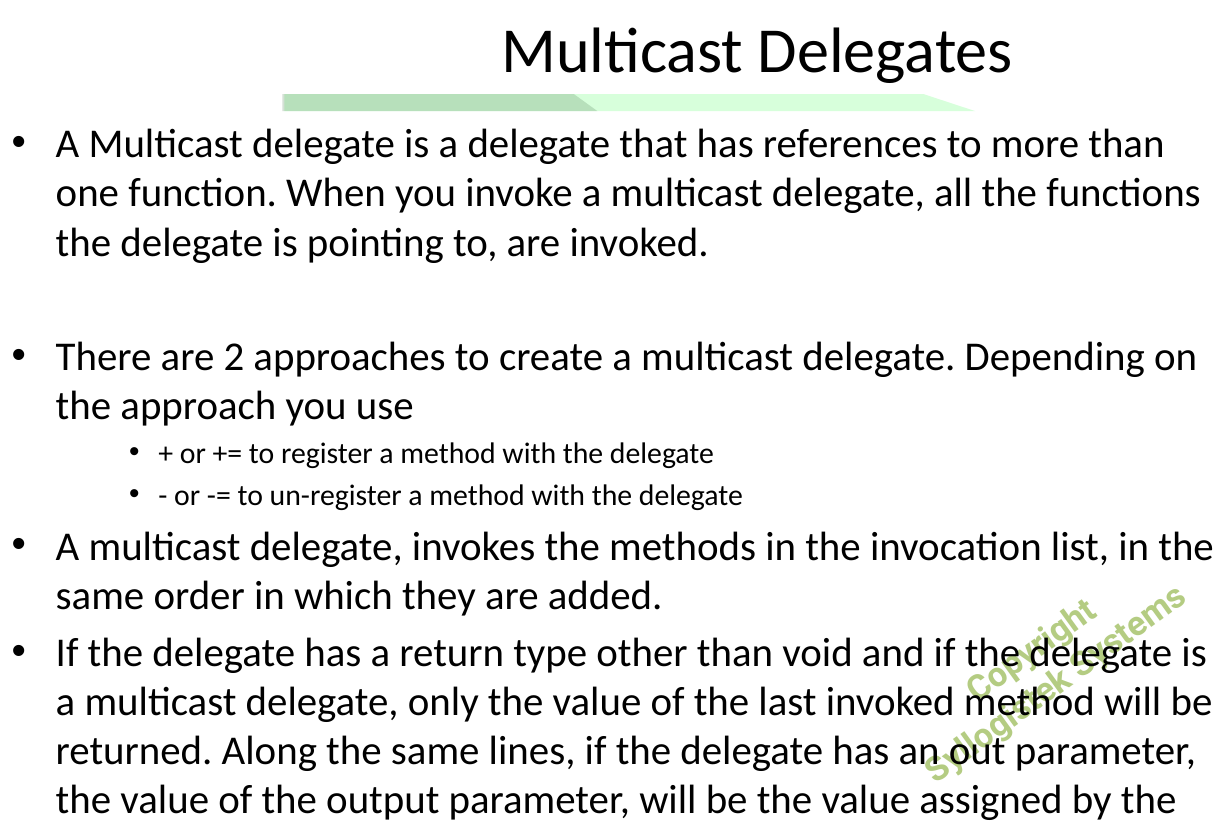
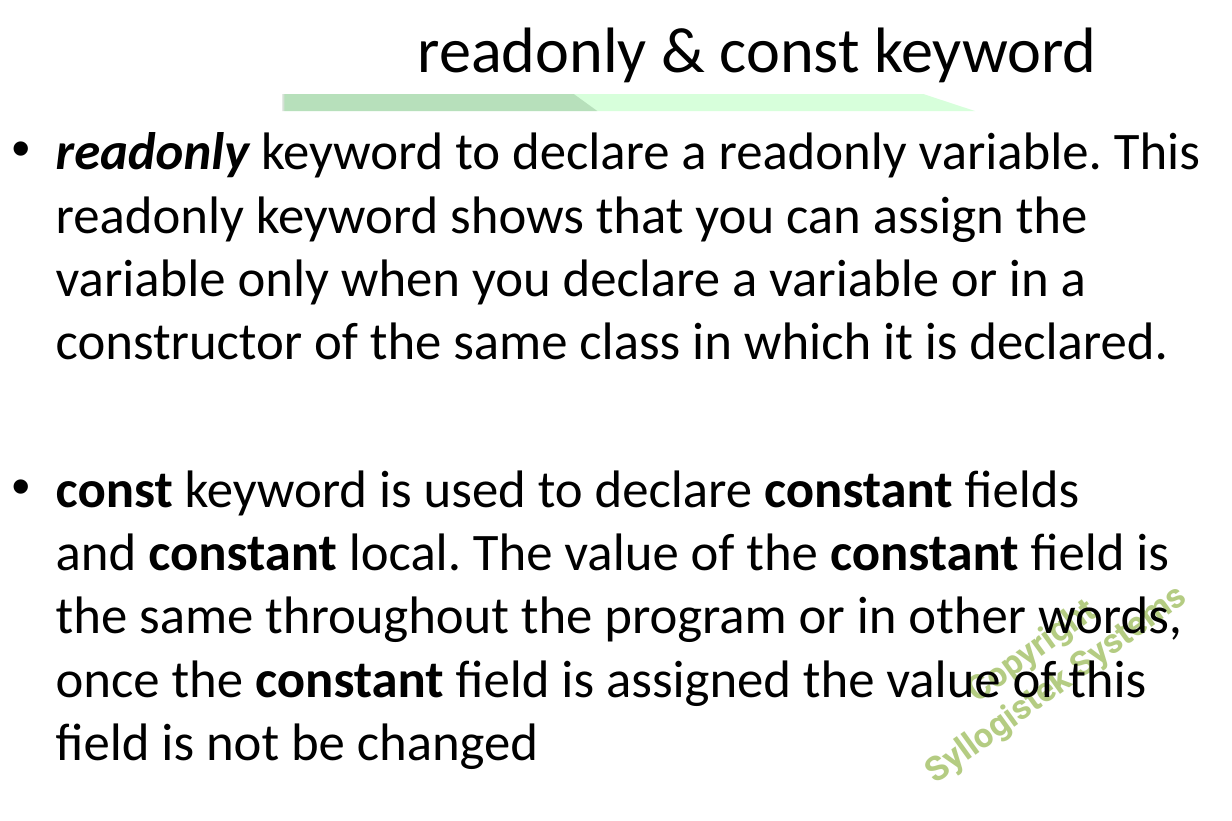
Before and after one commit to arghyabiswas/tutorials, a slide deck: slide 8 of Documents/Presentation-Day5.pptx (slide 10 before the commit). Drawn at 1232x821 pixels with LibreOffice and Linux fonts; fonts in the diff are those of the drawing; background and template pictures are left out. Boxes give left, top, right and bottom in pixels: in the first picture for what was removed or moved away, otherwise in the second. Text is boxed around its words. In the diff, an @@ line names an element or a change of style, - is before the commit and + after.

```diff
--- a/Documents/Presentation-Day5.pptx
+++ b/Documents/Presentation-Day5.pptx
@@ title at (418, 27, 1096, 83): text changed @@
-Multicast Delegates
+readonly & const keyword
@@ text at (56, 132, 1200, 769): text changed; size 28.7 to 37 pt @@
-• A Multicast delegate is a delegate that has references to more than one function. When you invoke a multicast delegate, all the functions the delegate is pointing to, are invoked.
-• There are 2 approaches to create a multicast delegate. Depending on the approach you use
-    • + or += to register a method with the delegate
-    • - or -= to un-register a method with the delegate
-• A multicast delegate, invokes the methods in the invocation list, in the same order in which they are added.
-• If the delegate has a return type other than void and if the delegate is a multicast delegate, only the value of the last invoked method will be returned. Along the same lines, if the delegate has an out parameter, the value of the output parameter, will be the value assigned by the last method.
+• readonly keyword to declare a readonly variable. This readonly keyword shows that you can assign the variable only when you declare a variable or in a constructor of the same class in which it is declared.
+• const keyword is used to declare constant fields and constant local. The value of the constant field is the same throughout the program or in other words, once the constant field is assigned the value of this field is not be changed
```
Also in this commit, not shown: 1 other slide changed, 2 slides removed.
